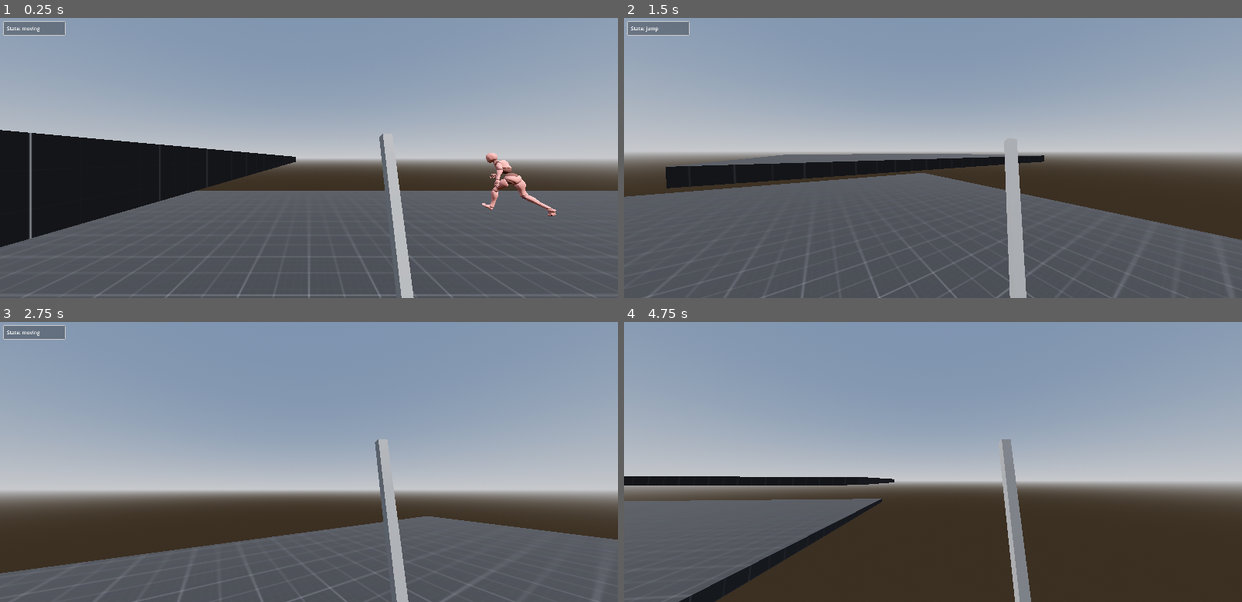
Above: before the commit, frames 1-4 (two rows, left to right).
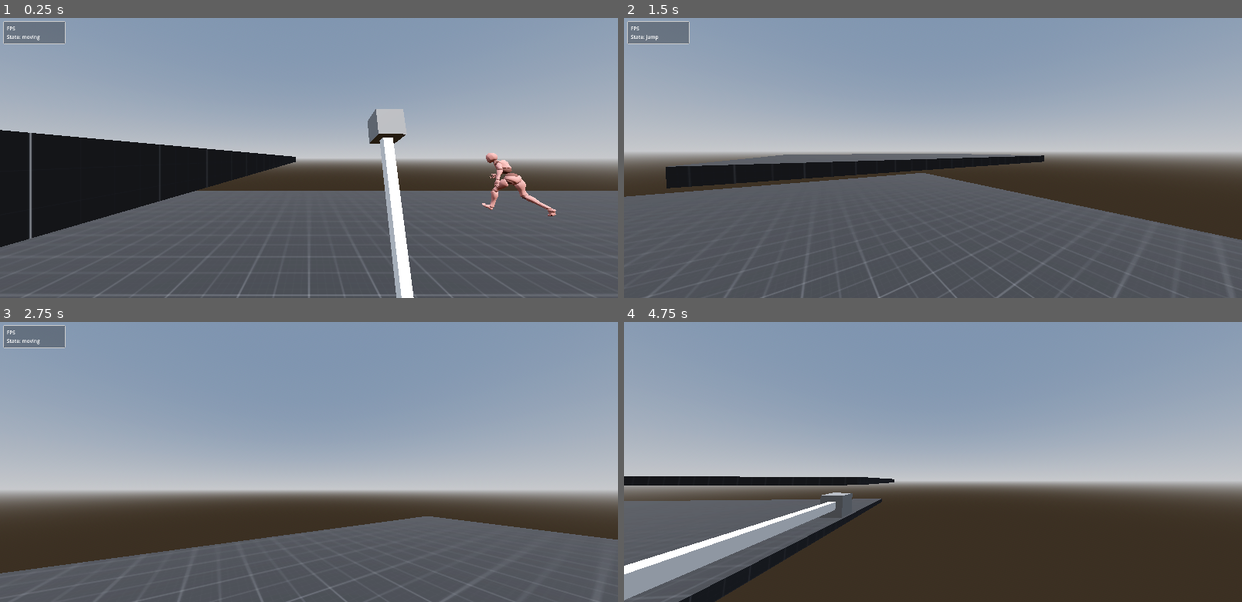
Above: after the commit, the same moments.

Repository: Bessonica/meleeFire
Game: Godot game, scene res://Scenes/Level/level.tscn
Two runs of this game, one before a commit and one after it. Both use one fixed random seed, a clock stepped at 60 frames per second and the inputs below.
Inputs (mouse positions are in pixels of both pictures, inside the frame that each line leads up to):
- Up to frame 1 (0.25 s): no input
- Up to frame 2 (1.5 s): tap Enter at 0.5 s; move the mouse to (963, 158) at 0.52 s; press the mouse at (963, 158) at 0.53 s; hold W (moveForward) from 0.53 s (still down); tap Space (jump) at 0.77 s; move the mouse to (902, 158) at 1.27 s; release the mouse at (902, 158) at 1.28 s; tap C (Crouch) at 1.35 s
- Up to frame 3 (2.75 s): keep holding W (moveForward); tap Space (jump) at 1.52 s; click (278, 462) at 1.55 s; move the mouse to (321, 456) at 2.02 s; press the mouse at (321, 456) at 2.03 s
- Up to frame 4 (4.75 s): keep holding W (moveForward); move the mouse to (926, 467) at 2.77 s; release the mouse at (926, 467) at 2.78 s; right-click (926, 467) at 2.85 s; tap Space (jump) at 3.02, 3.77, 4.52 s; click (926, 467) at 3.05 s; move the mouse to (976, 464) at 3.52 s; hold Shift (sprint) 3.53-4.28 s; click (976, 464) at 3.8 s; tap B (debugPanel) at 4.15 s; move the mouse to (883, 459) at 4.27 s; click (883, 459) at 4.35 s

The runs differ from the first frame. In frame 1, 2.3% of the frame differs, in the area x 0-67%, y 3-100%; in frame 2, 1.6%; in frame 3, 1.3%; in frame 4, 4.2%, in the area x 0-66%, y 41-100%.

Commit message:
ilya pidor

Diff:
--- /dev/null
+++ b/Scenes/Weapons/sword/Sword.gd
@@ -0,0 +1,27 @@
+extends WeaponBasic
+class_name Sword
+
+
+@onready var animationPlayer = $AnimationPlayer
+
+# Called when the node enters the scene tree for the first time.
+func _ready():
+	#await get_tree().create_timer(5.0).timeout
+	#animationPlayer.play("Idle")
+	pass # Replace with function body.
+
+
+# Called every frame. 'delta' is the elapsed time since the previous frame.
+func _process(delta):
+	pass
+
+
+func attack():
+	animationPlayer.play("Attack")
+
+
+func _on_animation_player_animation_finished(anim_name):
+	if anim_name == "Attack":
+		animationPlayer.play("Idle")
+	else:
+		pass
--- a/Scenes/Weapons/sword/sword.tscn
+++ b/Scenes/Weapons/sword/sword.tscn
@@ -1,12 +1,18 @@
-[gd_scene load_steps=8 format=3 uid="uid://cjnbq1y66g5jv"]
+[gd_scene load_steps=11 format=3 uid="uid://cjnbq1y66g5jv"]
 
-[ext_resource type="Script" path="res://Scenes/player/Weapons/weaponBasic.gd" id="1_r8qvs"]
+[ext_resource type="Script" path="res://Scenes/Weapons/sword/Sword.gd" id="1_jgum0"]
+
+[sub_resource type="StandardMaterial3D" id="StandardMaterial3D_s61uk"]
 
 [sub_resource type="BoxMesh" id="BoxMesh_yyjuo"]
+material = SubResource("StandardMaterial3D_s61uk")
 size = Vector3(0.025, 0.4, 0.025)
 
 [sub_resource type="ConcavePolygonShape3D" id="ConcavePolygonShape3D_wk28e"]
 data = PackedVector3Array(-0.0125, 0.2, 0.0125, 0.0125, 0.2, 0.0125, -0.0125, -0.2, 0.0125, 0.0125, 0.2, 0.0125, 0.0125 …(716 unchanged characters)…
+
+[sub_resource type="BoxMesh" id="BoxMesh_jr76f"]
+size = Vector3(0.07, 0.07, 0.07)
 
 [sub_resource type="Animation" id="Animation_xikkh"]
 resource_name = "Attack"
@@ -34,45 +40,6 @@
 "transitions": PackedFloat32Array(1),
 "update": 0,
 "values": [Vector3(0.203101, -0.131125, -0.429147)]
-}
-tracks/2/type = "value"
-tracks/2/imported = false
-tracks/2/enabled = true
-tracks/2/path = NodePath("WeaponPivot/MeshInstance3D:rotation")
-tracks/2/interp = 1
-tracks/2/loop_wrap = true
-tracks/2/keys = {
-"times": PackedFloat32Array(0),
-"transitions": PackedFloat32Array(1),
-"update": 0,
-"values": [Vector3(0.0252056, 0.434409, -1.62506)]
-}
-
-[sub_resource type="Animation" id="Animation_euxm4"]
-length = 0.001
-tracks/0/type = "value"
-tracks/0/imported = false
-tracks/0/enabled = true
-tracks/0/path = NodePath("WeaponPivot:rotation")
-tracks/0/interp = 1
-tracks/0/loop_wrap = true
-tracks/0/keys = {
-"times": PackedFloat32Array(0),
-"transitions": PackedFloat32Array(1),
-"update": 0,
-"values": [Vector3(0, 0, 0)]
-}
-tracks/1/type = "value"
-tracks/1/imported = false
-tracks/1/enabled = true
-tracks/1/path = NodePath("WeaponPivot/MeshInstance3D:position")
-tracks/1/interp = 1
-tracks/1/loop_wrap = true
-tracks/1/keys = {
-"times": PackedFloat32Array(0),
-"transitions": PackedFloat32Array(1),
-"update": 0,
-"values": [Vector3(0, 0, 0)]
 }
 tracks/2/type = "value"
 tracks/2/imported = false
@@ -115,6 +82,69 @@
 "update": 0,
 "values": [Vector3(-0.281365, 0, 0), Vector3(-0.280157, 0.0263855, -0.0951584)]
 }
+tracks/2/type = "value"
+tracks/2/imported = false
+tracks/2/enabled = true
+tracks/2/path = NodePath("WeaponPivot:position")
+tracks/2/interp = 1
+tracks/2/loop_wrap = true
+tracks/2/keys = {
+"times": PackedFloat32Array(0),
+"transitions": PackedFloat32Array(1),
+"update": 0,
+"values": [Vector3(0, 0, 0)]
+}
+
+[sub_resource type="Animation" id="Animation_euxm4"]
+length = 0.001
+tracks/0/type = "value"
+tracks/0/imported = false
+tracks/0/enabled = true
+tracks/0/path = NodePath("WeaponPivot:rotation")
+tracks/0/interp = 1
+tracks/0/loop_wrap = true
+tracks/0/keys = {
+"times": PackedFloat32Array(0),
+"transitions": PackedFloat32Array(1),
+"update": 0,
+"values": [Vector3(0, 0, 0)]
+}
+tracks/1/type = "value"
+tracks/1/imported = false
+tracks/1/enabled = true
+tracks/1/path = NodePath("WeaponPivot/MeshInstance3D:position")
+tracks/1/interp = 1
+tracks/1/loop_wrap = true
+tracks/1/keys = {
+"times": PackedFloat32Array(0),
+"transitions": PackedFloat32Array(1),
+"update": 0,
+"values": [Vector3(0, 0, 0)]
+}
+tracks/2/type = "value"
+tracks/2/imported = false
+tracks/2/enabled = true
+tracks/2/path = NodePath("WeaponPivot/MeshInstance3D:rotation")
+tracks/2/interp = 1
+tracks/2/loop_wrap = true
+tracks/2/keys = {
+"times": PackedFloat32Array(0),
+"transitions": PackedFloat32Array(1),
+"update": 0,
+"values": [Vector3(0.0252056, 0.434409, -1.62506)]
+}
+tracks/3/type = "value"
+tracks/3/imported = false
+tracks/3/enabled = true
+tracks/3/path = NodePath("WeaponPivot:position")
+tracks/3/interp = 1
+tracks/3/loop_wrap = true
+tracks/3/keys = {
+"times": PackedFloat32Array(0),
+"transitions": PackedFloat32Array(1),
+"update": 0,
+"values": [Vector3(0, 0, 0)]
+}
 
 [sub_resource type="AnimationLibrary" id="AnimationLibrary_8rh5f"]
 _data = {
@@ -123,13 +153,16 @@
 "RESET": SubResource("Animation_euxm4")
 }
 
+[sub_resource type="BoxMesh" id="BoxMesh_oqx6m"]
+size = Vector3(0.05, 0.05, 0.05)
+
 [node name="Sword" type="Node3D"]
-script = ExtResource("1_r8qvs")
+script = ExtResource("1_jgum0")
 
 [node name="WeaponPivot" type="Node3D" parent="."]
 
 [node name="MeshInstance3D" type="MeshInstance3D" parent="WeaponPivot"]
-transform = Transform3D(-0.0597942, 0.905208, 0.420741, -0.998211, -0.0542232, -0.0252029, 1.11759e-08, -0.421495, 0.906831, 0, 0, 0)
+transform = Transform3D(-0.0597911, 0.905208, 0.420741, -0.998211, -0.0542198, -0.0252029, -1.4361e-06, -0.421495, 0.906831, 0, 0, 0)
 mesh = SubResource("BoxMesh_yyjuo")
 skeleton = NodePath("../..")
 
@@ -138,6 +171,11 @@
 [node name="CollisionShape3D" type="CollisionShape3D" parent="WeaponPivot/MeshInstance3D/Hitbox"]
 transform = Transform3D(1, -7.45058e-09, -3.72529e-09, 0, 1, 5.96046e-08, 0, 0, 1, 0, 0, 0)
 shape = SubResource("ConcavePolygonShape3D_wk28e")
+
+[node name="MeshInstance3D2" type="MeshInstance3D" parent="WeaponPivot/MeshInstance3D"]
+transform = Transform3D(1, 0, 0, 0, 0.999958, -0.00916341, 0, 0.0091632, 0.999958, 0.00224774, 0.224753, -0.000396311)
+mesh = SubResource("BoxMesh_jr76f")
+skeleton = NodePath("../..")
 
 [node name="Camera3D" type="Camera3D" parent="."]
 transform = Transform3D(1, 0, 0, 0, 1, 0, 0, 0, 1, 0.203101, -0.131125, -0.429147)
@@ -148,3 +186,8 @@
 "": SubResource("AnimationLibrary_8rh5f")
 }
 autoplay = "Idle"
+
+[node name="MeshInstance3D" type="MeshInstance3D" parent="."]
+mesh = SubResource("BoxMesh_oqx6m")
+
+[connection signal="animation_finished" from="AnimationPlayer" to="." method="_on_animation_player_animation_finished"]
--- a/Scenes/player/DebugPanelInterface/DebugPanelInterface.gd
+++ b/Scenes/player/DebugPanelInterface/DebugPanelInterface.gd
@@ -11,7 +11,7 @@
 # Called when the node enters the scene tree for the first time.
 func _ready():
 	visible = true
-	#addDebugProperty("FPS", framesPerSecond)
+	addDebugProperty("FPS", framesPerSecond)
 	addDebugProperty("State", currentStateProperty)
 
 func _input(event):
@@ -30,8 +30,8 @@
 func _process(delta):
 	if visible:
 		#	TODO dont understand how framesPerSecond updates on screen, we have one property var for all data
-		#framesPerSecond = "%.2f" % (1.0/delta)
-		#property.text = property.name + ": " + framesPerSecond
+		framesPerSecond = "%.2f" % (1.0/delta)
+		property.text = property.name + ": " + framesPerSecond
 
 		currentStateProperty = FSM.current_state.name.to_lower()
 		property.text = property.name + ": " + currentStateProperty
--- a/Scenes/player/Weapons/weaponBasic.gd
+++ b/Scenes/player/Weapons/weaponBasic.gd
@@ -1,2 +1,9 @@
 extends Node
 class_name WeaponBasic
+
+
+
+
+
+func attack():
+	pass
--- a/Scenes/player/Weapons/weaponComponentNode.gd
+++ b/Scenes/player/Weapons/weaponComponentNode.gd
@@ -18,5 +18,4 @@
 #	TODO 	check  _unhandled_key_input  function
 func _unhandled_input(event):
 	if event.is_action_pressed("attack"):
-		print("attack")
-		print(currentWeapon.name)
+		currentWeapon.attack()
